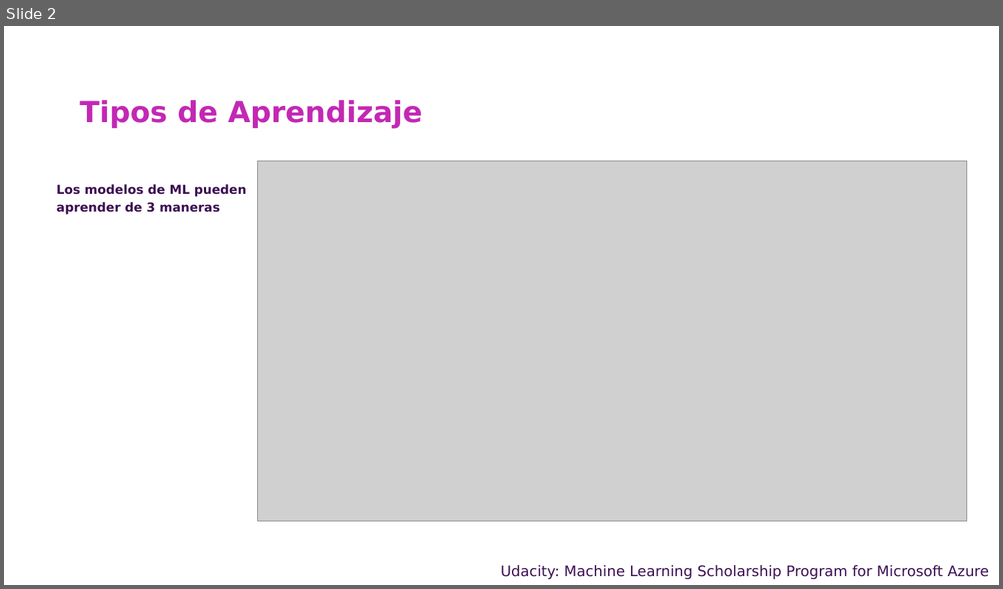
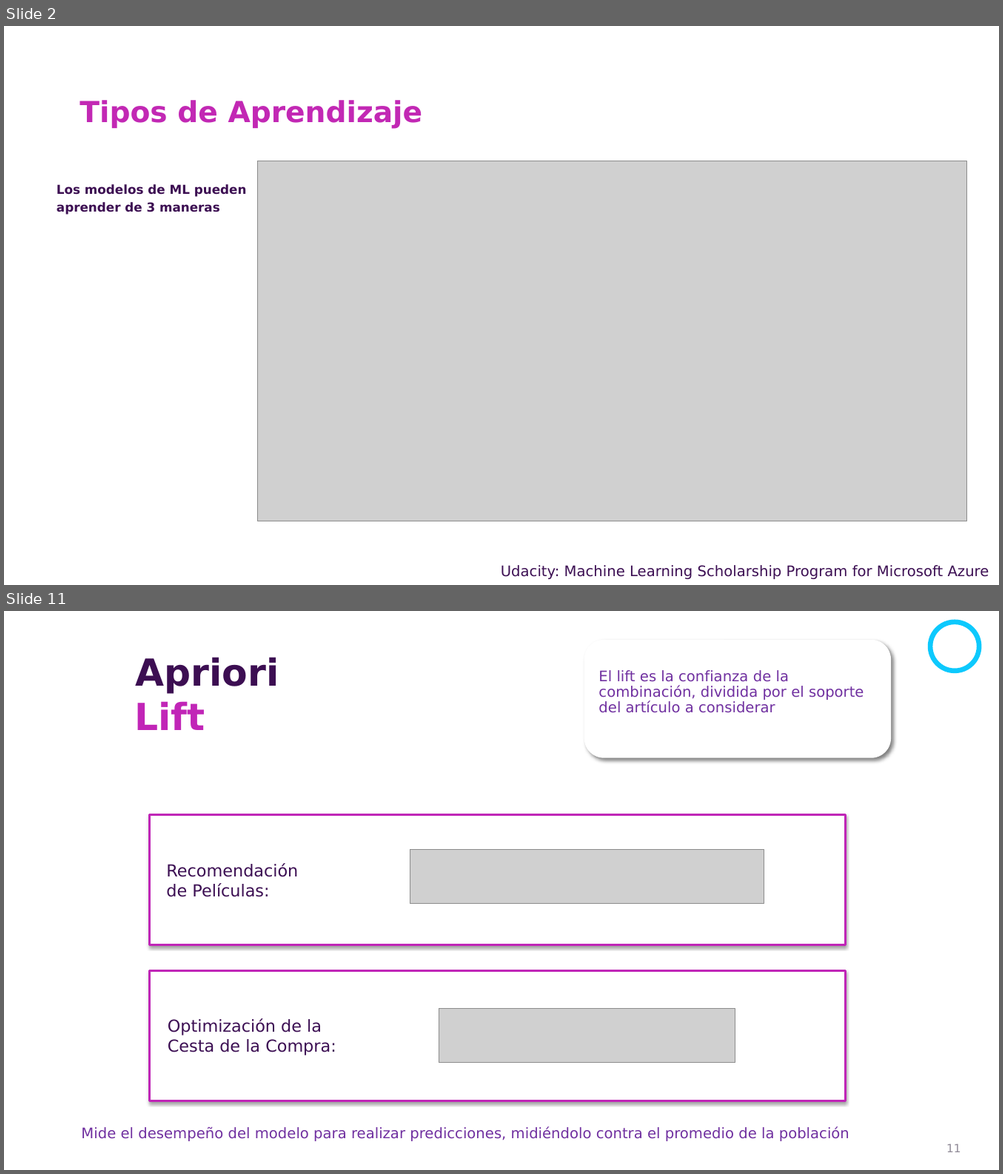
Before and after one commit to csameshiman/Axity_Curso_ML_2023, a slide deck: Diapositivas/Parte 05.Association Rule/Sección 05.1.Apriori/Apriori.pptx. Shown one above the other, each under a label of ours: slide 2 before the commit, slides 2 and 11 after it; the slides between them are not shown. The pictures are 1003x589 and 1003x1174 pixels, drawn with LibreOffice and Linux fonts; fonts in the diff are those of the drawing; grey boxes stand for pictures; background and template pictures are left out. Boxes give left, top, right and bottom in pixels: in the first picture for what was removed or moved away, otherwise in the second. Text is boxed around its words. In the diff, an @@ line names an element or a change of style, - is before the commit and + after.

```diff
--- a/Diapositivas/Parte 05.Association Rule/Sección 05.1.Apriori/Apriori.pptx
+++ b/Diapositivas/Parte 05.Association Rule/Sección 05.1.Apriori/Apriori.pptx
@@ slide 11 added at [4, 611, 999, 1170], background picture (left out) @@
@@ ellipse added at [930, 622, 979, 672], outline #C125B7 4.75 pt @@
@@ rounded rectangle added at [584, 639, 891, 758], fill #FFFFFF @@
@@ text added at [136, 657, 279, 694], 36 pt, text #3C0E52, bold @@
+Apriori
@@ text added at [598, 670, 863, 713], 14 pt, text #7030A0 @@
+El lift es la confianza de la combinación, dividida por el soporte del artículo a considerar
@@ text added at [134, 701, 205, 730], 36 pt, text #C125B7, bold @@
+Lift
@@ rectangle added at [150, 815, 845, 946], fill #FFFFFF, outline #C026B7 2 pt @@
@@ picture added at [410, 850, 763, 903] @@
@@ text added at [166, 863, 298, 897], 16 pt, text #3C0F53 @@
+Recomendación
+de Películas:
@@ rectangle added at [150, 971, 845, 1101], fill #FFFFFF, outline #C026B7 2 pt @@
@@ picture added at [439, 1009, 735, 1063] @@
@@ text added at [168, 1019, 336, 1056], 16 pt, text #3C0F53 @@
+Optimización de la
+Cesta de la Compra:
@@ text added at [81, 1127, 849, 1142], 14 pt, text #7030A0 @@
+Mide el desempeño del modelo para realizar predicciones, midiéndolo contra el promedio de la población
@@ page number added at [946, 1145, 961, 1153], 11 pt, text #928C99 @@
+11
```
Also in this commit, not shown: 21 other slides added, 46 slides removed.
